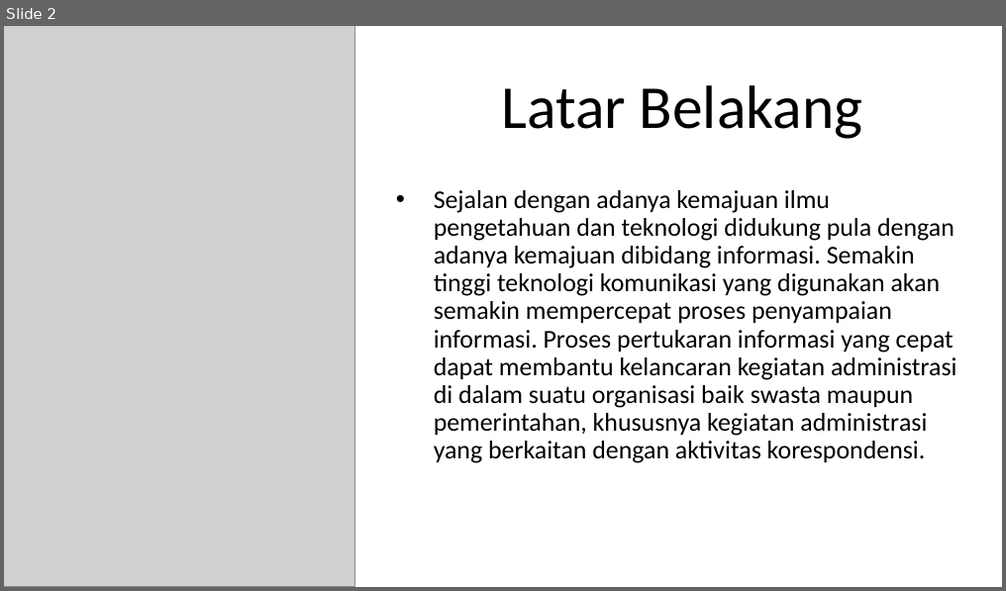
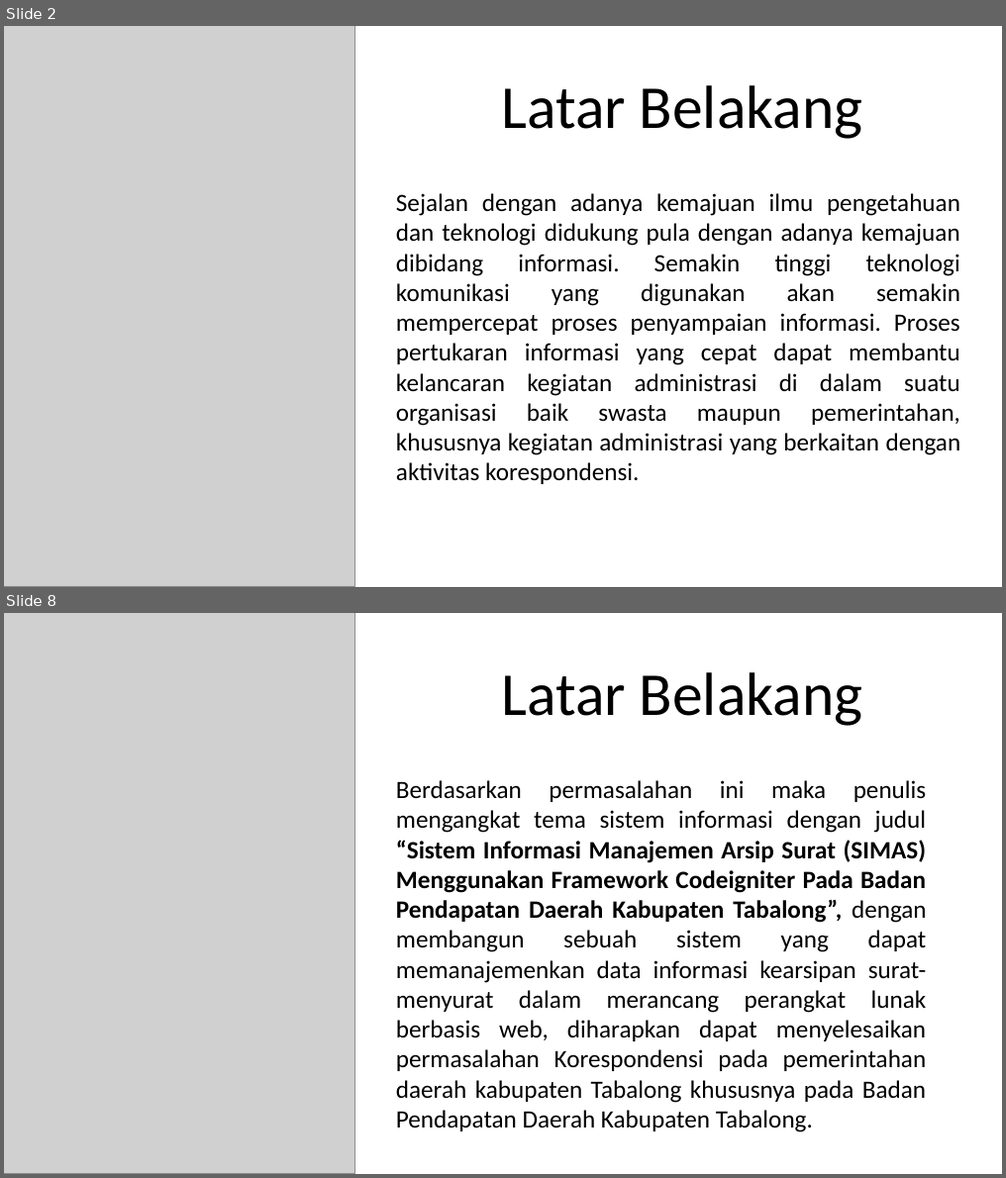
Before and after one commit to Rusadi-0/KULIAH, a slide deck: sip/sidang.pptx. Shown one above the other, each under a label of ours: slide 2 before the commit, slides 2 and 8 after it; the slides between them are not shown. The pictures are 1006x591 and 1006x1178 pixels, drawn with LibreOffice and Linux fonts; fonts in the diff are those of the drawing; grey boxes stand for pictures. Boxes give left, top, right and bottom in pixels: in the first picture for what was removed or moved away, otherwise in the second. Text is boxed around its words. In the diff, an @@ line names an element or a change of style, - is before the commit and + after.

```diff
--- a/sip/sidang.pptx
+++ b/sip/sidang.pptx
@@ slide 8 added at bbox=[4, 613, 1002, 1174], background #FFFFFF @@
@@ picture added at bbox=[4, 613, 355, 1173] @@
@@ text added at bbox=[501, 672, 862, 726], 44 pt, text #000000 @@
+Latar Belakang
@@ text added at bbox=[396, 780, 927, 1133], 18 pt, text #000000 @@
+Berdasarkan permasalahan ini maka penulis mengangkat tema sistem informasi dengan judul “Sistem Informasi Manajemen Arsip Surat (SIMAS) Menggunakan Framework Codeigniter Pada Badan Pendapatan Daerah Kabupaten Tabalong”, dengan membangun sebuah sistem yang dapat memanajemenkan data informasi kearsipan surat-menyurat dalam merancang perangkat lunak berbasis web, diharapkan dapat menyelesaikan permasalahan Korespondensi pada pemerintahan daerah kabupaten Tabalong khususnya pada Badan Pendapatan Daerah Kabupaten Tabalong.
@@ slide 2 changed as well @@
@@ text "Sejalan dengan adanya kemajuan ilmu ..." at bbox=[396, 193, 961, 484]: size 18.5 to 18 pt; alignment left to justified; bullet • to none; line spacing 0.9 to 1 @@
```
Also in this commit, not shown: 3 other slides changed, 23 other slides added, 1 slide removed, 7 other files.
